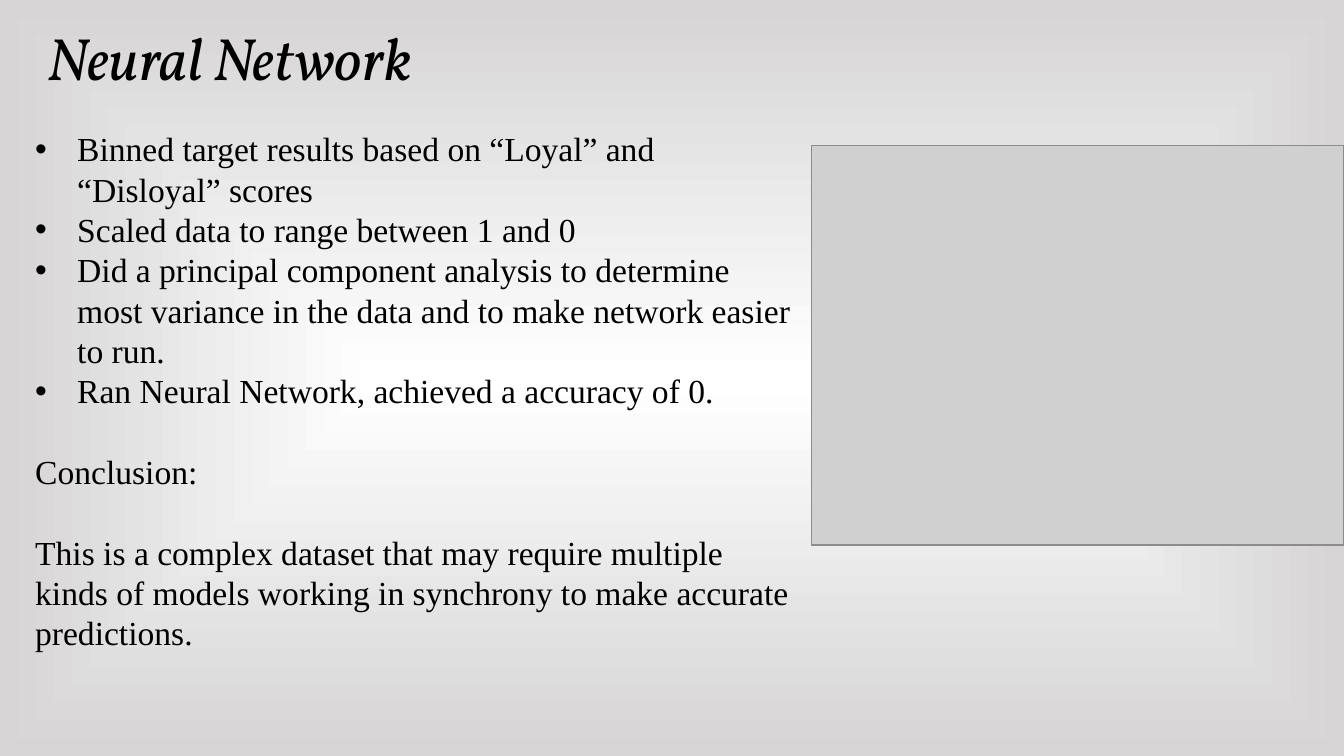
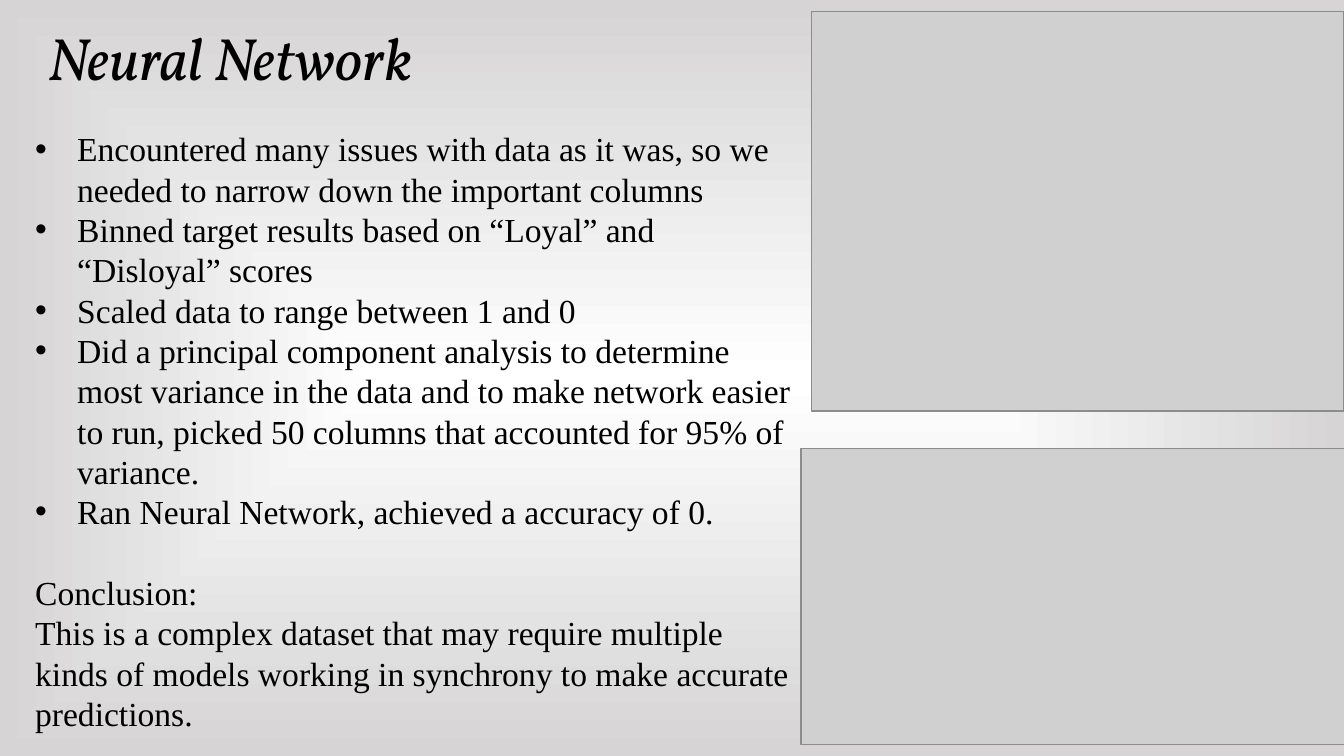
Before and after one commit to Jonheston/final_project, a slide deck: slide 7 of Final Presentation.pptx. Drawn at 1344x756 pixels with LibreOffice and Linux fonts; fonts in the diff are those of the drawing; grey boxes stand for pictures. Boxes give left, top, right and bottom in pixels: in the first picture for what was removed or moved away, otherwise in the second. Text is boxed around its words. In the diff, an @@ line names an element or a change of style, - is before the commit and + after.

Commit message:
finished neural network slide

```diff
--- a/Final Presentation.pptx
+++ b/Final Presentation.pptx
@@ picture: place and size @@
-picture at [812, 145, 1344, 544]
+picture at [812, 12, 1344, 411]
@@ text at [77, 137, 769, 208]: paragraph added @@
+• Encountered many issues with data as it was, so we needed to narrow down the important columns
@@ text at [77, 339, 790, 485]: text changed @@
-• Did a principal component analysis to determine most variance in the data and to make network easier to run.
+• Did a principal component analysis to determine most variance in the data and to make network easier to run, picked 50 columns that accounted for 95% of variance.
@@ picture added at [801, 449, 1344, 745] @@
```
Also in this commit, not shown: 1 slide removed.
